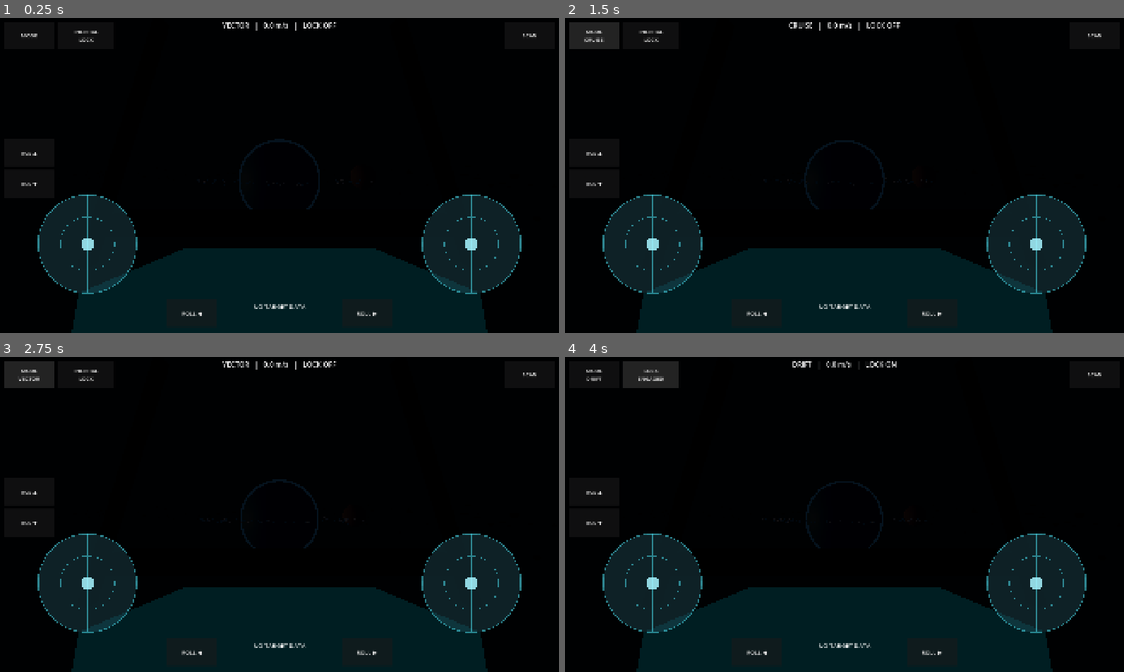
Above: before the commit, frames 1-4 (two rows, left to right).
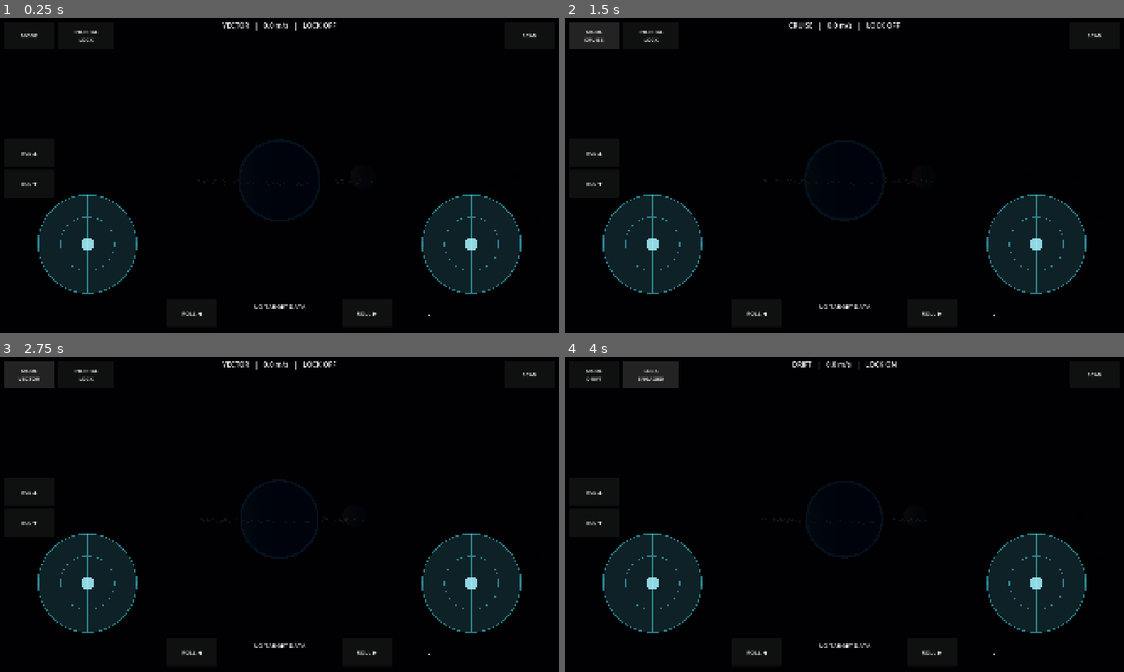
Above: after the commit, the same moments.

Repository: narmanb/science-playground
Game: Godot game, scene res://scenes/main.tscn
The game is run twice, just before and just after one commit, with the same random seed, the same clock (stepped at 60 frames per second) and the same inputs.
Inputs:
- Up to frame 1 (0.25 s): no input
- Up to frame 2 (1.5 s): click "MODE" at 0.5 s; click "MODE DRIFT" at 1.25 s
- Up to frame 3 (2.75 s): click "MODE CRUISE" at 2 s
- Up to frame 4 (4 s): click "MODE VECTOR" at 2.75 s; click "INERTIAL LOCK" at 3.5 s

The runs differ from the first frame. In frame 1, 15% of the frame differs, in the area x 12-88%, y 60-100%; in frame 2, 15%; in frame 3, 15%; in frame 4, 15%.

Commit message:
Replace cockpit blockout with Blender-generated model

Diff:
--- a/scenes/main.tscn
+++ b/scenes/main.tscn
@@ -1,44 +1,20 @@
-[gd_scene load_steps=11 format=3]
+[gd_scene load_steps=7 format=3]
 
 [ext_resource type="Script" path="res://scripts/procedural_system.gd" id="1_system"]
 [ext_resource type="Script" path="res://scripts/ship_controller.gd" id="2_ship"]
 [ext_resource type="Script" path="res://scripts/flight_hud.gd" id="3_hud"]
+[ext_resource type="PackedScene" path="res://assets/generated/cockpit_blockout.glb" id="4_cockpit"]
 
 [sub_resource type="Environment" id="Environment_space"]
 background_mode = 1
-background_color = Color(0.0015, 0.0025, 0.008, 1)
+background_color = Color(0.0025, 0.004, 0.012, 1)
 ambient_light_source = 3
-ambient_light_color = Color(0.12, 0.17, 0.24, 1)
-ambient_light_energy = 0.23
+ambient_light_color = Color(0.15, 0.21, 0.3, 1)
+ambient_light_energy = 0.42
 
 [sub_resource type="CapsuleShape3D" id="Capsule_ship"]
 radius = 1.15
 height = 3.8
-
-[sub_resource type="StandardMaterial3D" id="Material_cockpit"]
-albedo_color = Color(0.055, 0.075, 0.09, 1)
-metallic = 0.72
-roughness = 0.31
-
-[sub_resource type="StandardMaterial3D" id="Material_console"]
-albedo_color = Color(0.04, 0.12, 0.14, 1)
-emission_enabled = true
-emission = Color(0.02, 0.18, 0.2, 1)
-emission_energy_multiplier = 0.7
-metallic = 0.3
-roughness = 0.4
-
-[sub_resource type="BoxMesh" id="Mesh_console"]
-material = SubResource("Material_console")
-size = Vector3(2.9, 0.32, 1.55)
-
-[sub_resource type="BoxMesh" id="Mesh_strut"]
-material = SubResource("Material_cockpit")
-size = Vector3(0.14, 3.7, 0.16)
-
-[sub_resource type="BoxMesh" id="Mesh_dash"]
-material = SubResource("Material_cockpit")
-size = Vector3(4.6, 0.24, 0.5)
 
 [node name="Main" type="Node3D"]
 
@@ -66,24 +42,14 @@
 near = 0.04
 far = 1800.0
 
-[node name="Console" type="MeshInstance3D" parent="Ship/CameraRig"]
-position = Vector3(0, -1.15, -2.15)
-rotation_degrees = Vector3(-10, 0, 0)
-mesh = SubResource("Mesh_console")
+[node name="CockpitModel" parent="Ship/CameraRig" instance=ExtResource("4_cockpit")]
 
-[node name="Dash" type="MeshInstance3D" parent="Ship/CameraRig"]
-position = Vector3(0, -0.67, -2.75)
-mesh = SubResource("Mesh_dash")
-
-[node name="LeftStrut" type="MeshInstance3D" parent="Ship/CameraRig"]
-position = Vector3(-2.25, 0.45, -2.85)
-rotation_degrees = Vector3(0, 0, -17)
-mesh = SubResource("Mesh_strut")
-
-[node name="RightStrut" type="MeshInstance3D" parent="Ship/CameraRig"]
-position = Vector3(2.25, 0.45, -2.85)
-rotation_degrees = Vector3(0, 0, 17)
-mesh = SubResource("Mesh_strut")
+[node name="CabinLight" type="OmniLight3D" parent="Ship/CameraRig"]
+position = Vector3(0, 0.15, -1.3)
+omni_range = 7.5
+light_energy = 1.15
+light_color = Color(0.46, 0.69, 0.86, 1)
+shadow_enabled = false
 
 [node name="HUDLayer" type="CanvasLayer" parent="."]
 
